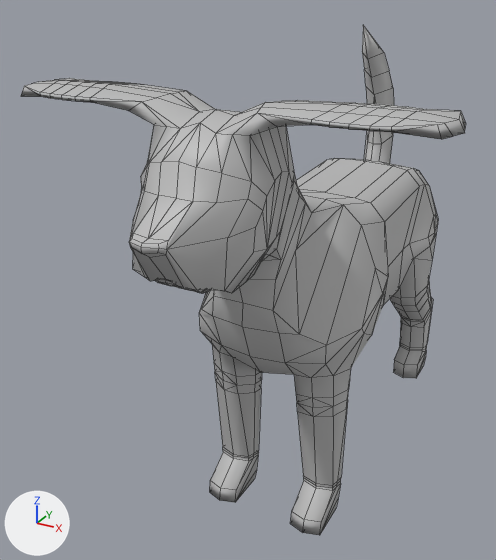
Two versions of the FBX model Assets/_LudumDare/Models/Place Holder Dog.fbx, one commit apart.
Before and after are seen from a 50 mm lens placed at (0.352, -0.893, 0.7), pointed at (-0.079, -0.109, 0.308). Arrows for +X, +Y and +Z are at lower left; the lights stay in place. Mesh edges are drawn as thin lines. Where no turn or scale is listed for an object, it has been applied to the vertices.

Names of what the first picture shows: 'Doge_Mesh2'.
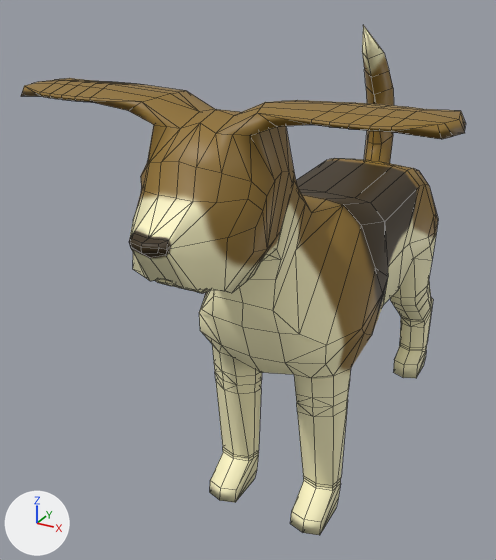
What differs and where, as boxes [x1, y1, x2, y2] in the pictures (496 x 560 px):
'Doge_Mesh2', surface changed (grey to brown): [21, 25, 466, 535] in both

The change in detail:
Picture 'Dog Texture.png' (img_dog_texture_png) is new.
In material 'Dug' (mat_dug), base_color is no longer (0.5, 0.5, 0.5), grey #bcbcbc.
In material 'Dug' (mat_dug), texture is now set to img_dog_texture_png.
